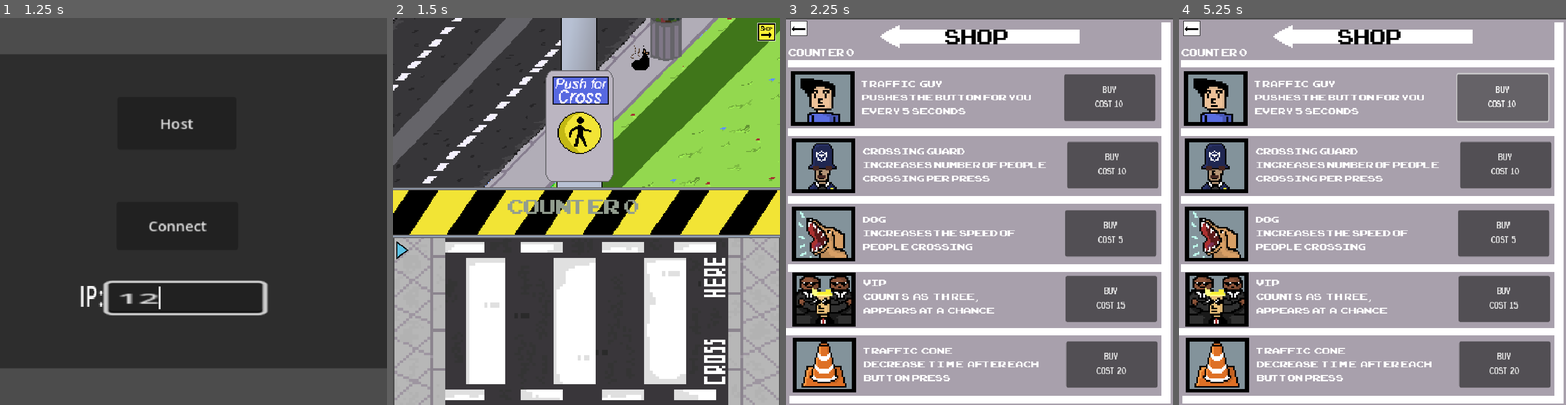
Above: before the commit, frames 1-4 (left to right).
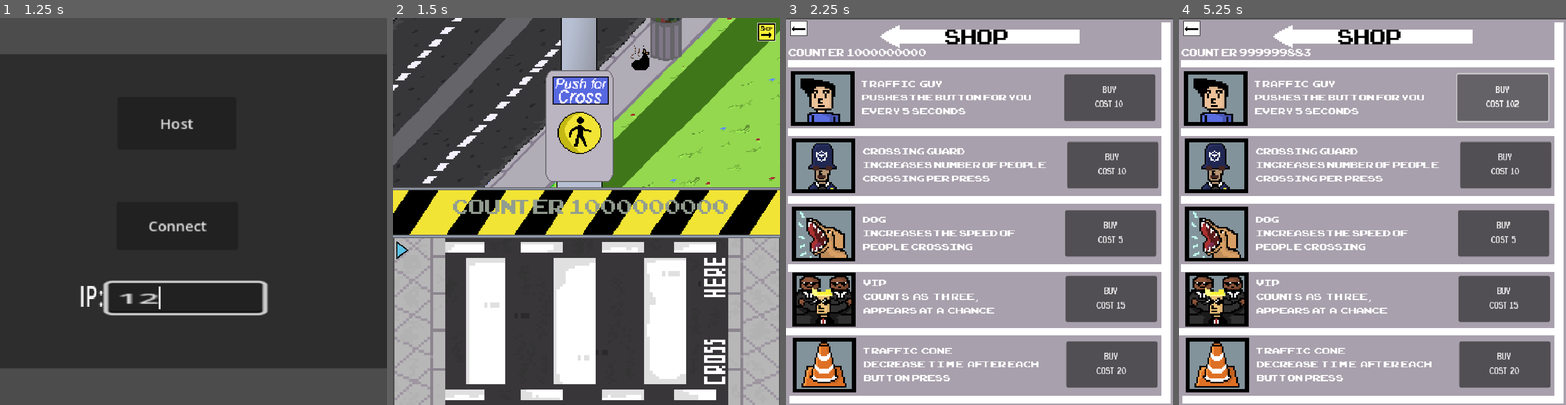
Above: after the commit, the same moments.

Repository: Raunak-2005/clicker
Game: Godot game, scene res://Scenes/node_2d.tscn
The game is run twice, just before and just after one commit, with the same random seed, the same clock (stepped at 60 frames per second) and the same inputs.
Inputs (mouse positions are in pixels of both pictures, inside the frame that each line leads up to):
- Up to frame 1 (1.25 s): click (185, 296) at 0.52 s; type "12" at 0.6 s
- Up to frame 2 (1.5 s): click "Host" at 1.25 s
- Up to frame 3 (2.25 s): click (1157, 33) at 2 s
- Up to frame 4 (5.25 s): click "buy cost 10" at 2.75 s; click "buy cost 10" (after the commit: "BUY cost 18") at 3.5 s; click "buy cost 10" (after the commit: "BUY cost 32") at 4.25 s; click "buy cost 10" (after the commit: "BUY cost 57") at 5 s

Frame 1 is identical in both runs. In frame 2, 1.3% of the frame differs, in the area x 15-87%, y 46-51%; in frame 3, 0.2%; in frame 4, 0.3%.

Commit message:
kk

Diff:
--- a/Scenes/car.tscn
+++ b/Scenes/car.tscn
@@ -54,6 +54,7 @@
 size = Vector2(53.368, 60.0671)
 
 [node name="Car" type="Node2D"]
+z_index = 69
 scale = Vector2(2, 2)
 script = ExtResource("1_go66d")
 
@@ -62,7 +63,7 @@
 position = Vector2(89, 22)
 scale = Vector2(4, 4)
 sprite_frames = SubResource("SpriteFrames_argdw")
-animation = &"Tank"
+animation = &"Car"
 
 [node name="Area2D" type="Area2D" parent="."]
 position = Vector2(89, 49)
@@ -71,7 +72,6 @@
 
 [node name="CollisionShape2DTruck" type="CollisionShape2D" parent="Area2D"]
 position = Vector2(-11.2574, 0.000324249)
-scale = Vector2(1, 1)
 shape = SubResource("RectangleShape2D_yi23e")
 disabled = true
 
@@ -82,6 +82,8 @@
 
 [node name="CollisionShape2DTank" type="CollisionShape2D" parent="Area2D"]
 position = Vector2(-11.2572, -9.53674e-06)
-scale = Vector2(1, 1)
 shape = SubResource("RectangleShape2D_u41r7")
 disabled = true
+
+[node name="TrailPoint" type="Node2D" parent="."]
+position = Vector2(80, 71.5)
--- a/Scenes/men.tscn
+++ b/Scenes/men.tscn
@@ -1,10 +1,11 @@
-[gd_scene load_steps=23 format=3 uid="uid://cgiy3xxgbsw7r"]
+[gd_scene load_steps=24 format=3 uid="uid://cgiy3xxgbsw7r"]
 
 [ext_resource type="Texture2D" uid="uid://bcryf3u1pl1nf" path="res://Assets/Green Guy-Sheet.png" id="1_8tl16"]
 [ext_resource type="Script" uid="uid://cts3im73pum7o" path="res://Scripts/walking.gd" id="2_4oc5y"]
 [ext_resource type="Texture2D" uid="uid://c80na3aaljwb8" path="res://Assets/Bodyguard Top Down-Sheet.png" id="2_r58rf"]
 [ext_resource type="Texture2D" uid="uid://dw6upy0vku2m1" path="res://Assets/Death_Animation-Sheet.webp" id="3_avxvs"]
 [ext_resource type="Texture2D" uid="uid://dbkdbcyf4nrlj" path="res://Assets/Green_Guy_With_Parrot-Sheet.png" id="5_utkad"]
+[ext_resource type="Texture2D" uid="uid://blv0kwfdgkgkl" path="res://Assets/Parrot.png" id="6_vhdh5"]
 
 [sub_resource type="AtlasTexture" id="AtlasTexture_vhdh5"]
 atlas = ExtResource("2_r58rf")
@@ -154,5 +155,13 @@
 position = Vector2(0, -5)
 shape = SubResource("RectangleShape2D_r58rf")
 
+[node name="Sprite2D" type="Sprite2D" parent="."]
+visible = false
+z_index = 10
+texture_filter = 3
+position = Vector2(-2.75, 7.5)
+scale = Vector2(5.16667, 5)
+texture = ExtResource("6_vhdh5")
+
 [connection signal="animation_finished" from="AnimatedSprite2D" to="." method="_on_animated_sprite_2d_animation_finished"]
 [connection signal="area_entered" from="Area2D" to="." method="_on_area_2d_area_entered"]
--- /dev/null
+++ b/Scenes/trail.tscn
@@ -0,0 +1,31 @@
+[gd_scene load_steps=4 format=3 uid="uid://jc5i3v7qnbnt"]
+
+[ext_resource type="Script" uid="uid://bor8pmortaiin" path="res://Scripts/trail.gd" id="1_7aotc"]
+[ext_resource type="Texture2D" uid="uid://0bid3qddq54v" path="res://Assets/Oil_track.png" id="2_0bshk"]
+
+[sub_resource type="RectangleShape2D" id="RectangleShape2D_7aotc"]
+size = Vector2(11.0002, 32)
+
+[node name="Trail" type="Node2D"]
+z_index = 67
+position = Vector2(-1, 1)
+scale = Vector2(0.5, 0.5)
+script = ExtResource("1_7aotc")
+
+[node name="Sprite2D" type="Sprite2D" parent="."]
+texture_filter = 3
+position = Vector2(0, 1598)
+scale = Vector2(10, 100)
+texture = ExtResource("2_0bshk")
+
+[node name="Area2D" type="Area2D" parent="."]
+position = Vector2(0, 1618)
+scale = Vector2(10, 100)
+
+[node name="CollisionShape2D" type="CollisionShape2D" parent="Area2D"]
+position = Vector2(0.627206, -0.2)
+scale = Vector2(1, 1)
+shape = SubResource("RectangleShape2D_7aotc")
+
+[connection signal="area_shape_entered" from="Area2D" to="." method="_on_area_2d_area_shape_entered"]
+[connection signal="area_shape_exited" from="Area2D" to="." method="_on_area_2d_area_shape_exited"]
--- a/Scripts/2_nd_player.gd
+++ b/Scripts/2_nd_player.gd
@@ -11,5 +11,5 @@
 
 # Called every frame. 'delta' is the elapsed time since the previous frame.
 func _process(delta: float) -> void:
-	if !is_multiplayer_authority():return
+#	if !is_multiplayer_authority():return
 	pass
--- a/Scripts/area_2d.gd
+++ b/Scripts/area_2d.gd
@@ -34,6 +34,7 @@
 			if randf_range(0,1)>pcent:
 				var dude = guy.instantiate()
 				dude.speed=sp
+				dude.get_node("Sprite2D").visible=get_parent().get_parent().pet
 				var randx = randf_range(-250,-150)
 				var randy = randf_range(50,130)
 
@@ -54,6 +55,9 @@
 				vips.get_node("Men").speed = sp
 				vips.get_node('Men2').speed = sp
 				vips.get_node('Men3').speed = sp
+				vips.get_node("Men").get_node("Sprite2D").visible=get_parent().get_parent().pet
+				vips.get_node('Men2').get_node("Sprite2D").visible=get_parent().get_parent().pet
+				vips.get_node('Men3').get_node("Sprite2D").visible=get_parent().get_parent().pet
 				var randx = randf_range(-250,-150)
 				var randy = randf_range(50,130)
 				if get_tree().root.get_node("Node2D").tt==true:
@@ -80,6 +84,7 @@
 			if randf_range(0,1)>pcent:
 				var dude = guy.instantiate()
 				dude.speed=sp
+				dude.get_node("Sprite2D").visible=get_parent().get_parent().pet
 				var randx = randf_range(-250,-150)
 				var randy = randf_range(50,130)
 
@@ -99,6 +104,9 @@
 				vips.get_node("Men").speed = sp
 				vips.get_node('Men2').speed = sp
 				vips.get_node('Men3').speed = sp
+				vips.get_node("Men").get_node("Sprite2D").visible=get_parent().get_parent().pet
+				vips.get_node('Men2').get_node("Sprite2D").visible=get_parent().get_parent().pet
+				vips.get_node('Men3').get_node("Sprite2D").visible=get_parent().get_parent().pet
 				var randx = randf_range(-250,-150)
 				var randy = randf_range(50,130)
 				if get_tree().root.get_node("Node2D").tt==true:
@@ -119,6 +127,7 @@
 
 		var dude = guy.instantiate()
 		dude.speed=sp
+		dude.get_node("Sprite2D").visible=get_parent().get_parent().pet
 		dude.position = Vector2(randx,randy)
 		dude.z_index = 100
 		add_child(dude)
@@ -130,6 +139,9 @@
 		vips.get_node("Men").speed = sp
 		vips.get_node('Men2').speed = sp
 		vips.get_node('Men3').speed = sp
+		vips.get_node("Men").get_node("Sprite2D").visible=get_parent().get_parent().pet
+		vips.get_node('Men2').get_node("Sprite2D").visible=get_parent().get_parent().pet
+		vips.get_node('Men3').get_node("Sprite2D").visible=get_parent().get_parent().pet
 		vips.position = Vector2(randx,randy)
 		vips.z_index = 100
 		add_child(vips)
--- a/Scripts/car.gd
+++ b/Scripts/car.gd
@@ -9,8 +9,16 @@
 var end
 var rng = RandomNumberGenerator.new()
 var rando = rng.randf_range(0,1)*100
+var oil=false
+var k=0
+const guy = preload("res://Scenes/trail.tscn")# preload("res://Scenes/men.tscn")
+var c
+var scalel =1
 # Called when the node enters the scene tree for the first time.
 func _ready() -> void:
+	c=guy.instantiate()
+	c.scale.x*=scalel
+	get_tree().root.get_node("Node2D/Game/Car Controller").add_child(c)
 	pass # Replace with function body.
 
 func walk_start():
@@ -27,4 +35,7 @@
 		is_walking = false
 		get_parent().nalr=true
 		queue_free()
+	if oil and  $TrailPoint!=null:# and k%32==0:
+		c.global_position=$TrailPoint.global_position
+	k=k+1
 	pass
--- a/Scripts/car_controller.gd
+++ b/Scripts/car_controller.gd
@@ -7,6 +7,7 @@
 @export var speed = 300
 @export var pcenttruck = 1
 @export var pcenttank = 5
+@export var pcenttrack= 0.05
 # Called when the node enters the scene tree for the first time.
 func _ready() -> void:
 	multiplayer.peer_connected.connect(check)
@@ -28,46 +29,57 @@
 			var randx = randf_range(300,737)
 			var randy = 1000
 			var rando = randf_range(0,1)*100
-			get_tree().get_multiplayer().rpc(get_tree().get_multiplayer().get_peers()[0],get_tree().root.get_node("Node2D/Game/Car Controller"),"carre",[randx,randy,rando,speed])
+			var rng = RandomNumberGenerator.new().randf_range(0,1)
 			carr.position = Vector2(randx,randy)
-			carr.z_index = 50
-			truck = carr.pcenttruck
-			tank = carr.pcenttank
+			carr.z_index = 69
+			truck = get_tree().root.get_node("Node2D/Game/Car Controller").pcenttruck
+			tank =get_tree().root.get_node("Node2D/Game/Car Controller").pcenttank
+			pcenttrack=get_tree().root.get_node("Node2D/Game/Car Controller").pcenttrack
+			get_tree().get_multiplayer().rpc(get_tree().get_multiplayer().get_peers()[0],get_tree().root.get_node("Node2D/Game/Car Controller"),"carre",[randx,randy,rando,speed,truck,tank,pcenttrack,rng])
+			if rando<= pcenttank:
+				carr.scalel=2
+
+
 			add_child(carr)
-			if rando<= carr.pcenttruck:
+			if rando<= pcenttruck:
 				carr.get_node('AnimatedSprite2D').play("Truck")
 				carr.scale.x = 1.2
 				carr.scale.y = 1.2
 				carr.end = 800
 				carr.get_node('Area2D/CollisionShape2DTruck').disabled = false
-			elif rando<=carr.pcenttank and rando > carr.pcenttruck:
+			elif rando<=pcenttank and rando > pcenttruck:
 				carr.get_node('AnimatedSprite2D').play("Tank")
 				carr.scale.x = 1.8
 				carr.scale.y = 1.8
 				carr.end = 650
 				carr.get_node('Area2D/CollisionShape2DTank').disabled = false
+				carr.scalel=2
 			else:
 				carr.get_node('AnimatedSprite2D').play("Car")
 				carr.scale.x = 1.2
 				carr.scale.y = 1.2
 				carr.end = 650
 				carr.get_node('Area2D/CollisionShape2DCar').disabled = false
+			if rng<= pcenttrack:
+				carr.oil=true
 			carr.speed = speed
 			carr.walk_start()
 @rpc("any_peer","call_remote")
-func carre(randx,randy,rando,speed):
+func carre(randx,randy,rando,speed,pcenttruck,pcenttank,pcenttrack,rng):
 	var carr = car.instantiate()
 	carr.position = Vector2(randx,randy)
-	carr.z_index = 50
+	carr.z_index = 69
 	carr.speed = speed
+	if rando<= pcenttank:
+		carr.scalel=2
 	add_child(carr)
-	if rando<= carr.pcenttruck:
+	if rando<= pcenttruck:
 		carr.get_node('AnimatedSprite2D').play("Truck")
 		carr.scale.x = 1.2
 		carr.scale.y = 1.2
 		carr.end = 800
 		carr.get_node('Area2D/CollisionShape2DTruck').disabled = false
-	elif rando<=carr.pcenttank and rando > carr.pcenttruck:
+	elif rando<=pcenttank and rando > pcenttruck:
 		carr.get_node('AnimatedSprite2D').play("Tank")
 		carr.scale.x = 1.8
 		carr.scale.y = 1.8
@@ -79,4 +91,6 @@
 		carr.scale.y = 1.2
 		carr.end = 650
 		carr.get_node('Area2D/CollisionShape2DCar').disabled = false
+	if rng<= pcenttrack:
+		carr.oil=true
 	carr.walk_start()
--- a/Scripts/car_shop.gd
+++ b/Scripts/car_shop.gd
@@ -32,6 +32,9 @@
 		get_parent().get_parent().get_node('.').countcr -=costparrot
 		costparrot=int(costparrot*1.3)
 		button2.text = 'BUY\ncost '+str(costparrot)
+		get_parent().multiplierparr+=1
+		get_parent().pet=1
+		get_tree().get_multiplayer().rpc(get_tree().get_multiplayer().get_peers()[0],get_tree().root.get_node("Node2D/Game/CarShop"),"setpet")
 		play_audio()
 	pass # Replace with function body.
 
@@ -48,8 +51,8 @@
 
 func _on_button_pressed_truck() -> void:
 	if get_parent().get_parent().get_node('.').countcr >= costtruck:
-		get_parent().get_node("Car Controller/Car").pcenttruck*=1.5
-		get_parent().get_node("Car Controller/Car").pcenttank*=1.5
+		get_parent().get_node("Car Controller").pcenttruck*=1.5
+		get_parent().get_node("Car Controller").pcenttank*=1.5
 		get_parent().get_parent().get_node('.').countcr -=costtruck
 		costtruck =int(costtruck*1.8)
 		button4.text = 'BUY\ncost '+str(costtruck)
@@ -58,4 +61,13 @@
 
 
 func _on_button_pressed_oil() -> void:
+	if get_parent().get_parent().get_node('.').countcr >= costoil:
+		get_parent().get_node("Car Controller").pcenttrack*=1.5
+		get_parent().get_parent().get_node('.').countcr -=costoil
+		costoil =int(costoil*1.8)
+		button5.text = 'BUY\ncost '+str(costoil)
+		play_audio()
 	pass # Replace with function body.
+@rpc("any_peer","call_local")
+func setpet():
+	get_parent().pet=1
--- a/Scripts/game.gd
+++ b/Scripts/game.gd
@@ -1,6 +1,7 @@
 extends Node2D
-
-
+var multiplierparr=1
+var pet=0
+var pcenttra=0
 # Called when the node enters the scene tree for the first time.
 func _enter_tree() -> void:
 	multiplayer.peer_connected.connect(check)
--- a/Scripts/node_2d.gd
+++ b/Scripts/node_2d.gd
@@ -1,6 +1,6 @@
 extends Node2D
-var count=0
-var countcr=0
+var count=1000000000
+var countcr=10000000
 var tt=true
 var texture
 var tl=5
--- /dev/null
+++ b/Scripts/trail.gd
@@ -0,0 +1,31 @@
+extends Node2D
+var ok=false
+
+# Called when the node enters the scene tree for the first time.
+func _ready() -> void:
+	await(get_tree().create_timer(3).timeout)
+
+	ok=true
+	await(get_tree().create_timer(3.2).timeout)
+	queue_free()
+	pass # Replace with function body.
+
+
+# Called every frame. 'delta' is the elapsed time since the previous frame.
+func _process(delta: float) -> void:
+
+	if ok :
+		modulate.a*=0.985
+	pass
+
+
+func _on_area_2d_area_shape_entered(area_rid: RID, area: Area2D, area_shape_index: int, local_shape_index: int) -> void:
+	if area.get_parent() is men:
+		area.get_parent().speed*=0.6
+	pass # Replace with function body.
+
+
+func _on_area_2d_area_shape_exited(area_rid: RID, area: Area2D, area_shape_index: int, local_shape_index: int) -> void:
+	if area != null and area.get_parent() is men:
+		area.get_parent().speed/=0.6
+	pass # Replace with function body.
--- a/Scripts/walking.gd
+++ b/Scripts/walking.gd
@@ -1,4 +1,5 @@
 extends Node2D
+class_name men
 @onready var animated_sprite_2d: AnimatedSprite2D = $AnimatedSprite2D
 
 var is_walking = false
@@ -8,6 +9,8 @@
 
 # Called when the node enters the scene tree for the first time.
 func _ready() -> void:
+	walk_start()
+
 
 	pass # Replace with function body.
 
@@ -49,7 +52,7 @@
 
 func _on_animated_sprite_2d_animation_finished() -> void:
 	if get_node("AnimatedSprite2D").animation=="ex":
-		get_tree().root.get_node("Node2D").countcr+=1
+		get_tree().root.get_node("Node2D").countcr+=1*get_tree().root.get_node("Node2D/Game").multiplierparr
 		queue_free()
 
 	pass # Replace with function body.
Binary file added: Assets/Oil_track.png
Not shown, added: Assets/Oil_track.png.import
Binary file added: Assets/Parrot.png
Not shown, added: Assets/Parrot.png.import
Not shown: 1 places in Scenes/2_nd_player.tscn that only renumber resources
Not shown: 1 places in Scenes/game.tscn that only renumber resources
Not shown, added: Scripts/trail.gd.uid
